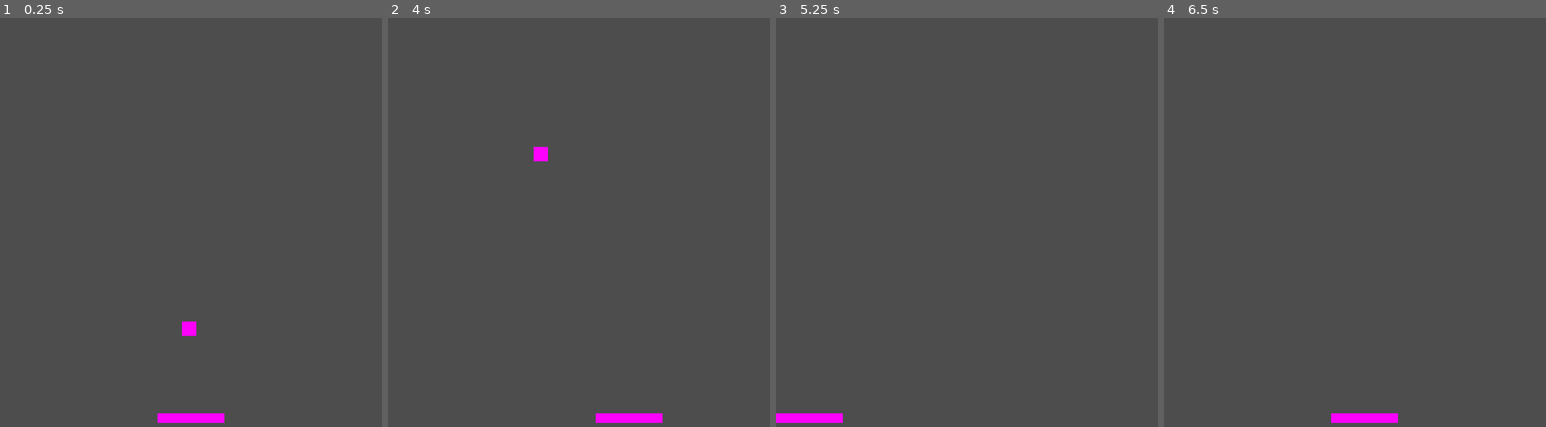
Above: before the commit, frames 1-4 (left to right).
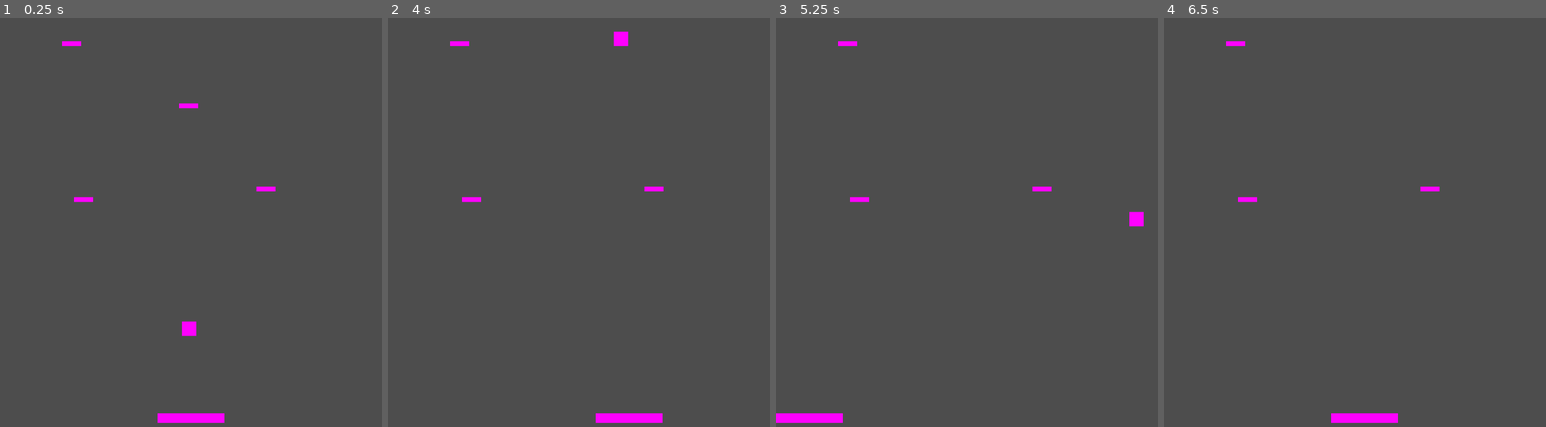
Above: after the commit, the same moments.

Repository: districtjackson/breakout
Game: Godot game, scene res://main.tscn
Two runs of this game, one before a commit and one after it. Both use one fixed random seed, a clock stepped at 60 frames per second and the inputs below.
Inputs:
- Up to frame 1 (0.25 s): no input
- Up to frame 2 (4 s): tap Enter at 0.5 s; hold Right (right) 0.53-1.28 s; hold Left (left) 1.28-2.03 s; hold Right (right) 2.03-3.53 s; hold Left (left) from 3.53 s (still down)
- Up to frame 3 (5.25 s): keep holding Left (left)
- Up to frame 4 (6.5 s): release Left (left) at 5.78 s; hold Right (right) from 5.78 s (still down)

The runs differ from the first frame. In frame 1, 0.2% of the frame differs, in the area x 16-73%, y 5-46%; in frame 2, 0.5%, in the area x 16-73%, y 3-46%; in frame 3, 0.3%; in frame 4, 0.2%.

Commit message:
Added ball/brick interactions

Diff:
--- a/ball.gd
+++ b/ball.gd
@@ -4,6 +4,7 @@
 
 @export var start_delay = 2
 @export var speed = 500
+@export var brick: PackedScene
 
 # Called when the node enters the scene tree for the first time.
 func _ready():
@@ -28,7 +29,6 @@
 
 	apply_central_impulse(serve_vector)
 
-
 func _on_area_2d_area_shape_entered(_area_rid, area, area_shape_index, _local_shape_index):
 
 	# Cancel out current vector
@@ -47,3 +47,8 @@
 				* current_velocity.length()
 
 	apply_central_impulse(new_velocity)
+
+func _on_body_entered(body):
+
+	if body.has_method("destroy"):
+		body.destroy()
--- a/ball.tscn
+++ b/ball.tscn
@@ -39,5 +39,6 @@
 [node name="CollisionShape2D" type="CollisionShape2D" parent="Area2D"]
 shape = SubResource("CircleShape2D_n51av")
 
+[connection signal="body_entered" from="." to="." method="_on_body_entered"]
 [connection signal="timeout" from="StartTimer" to="." method="_on_start_timer_timeout"]
 [connection signal="area_shape_entered" from="Area2D" to="." method="_on_area_2d_area_shape_entered"]
--- /dev/null
+++ b/brick.gd
@@ -0,0 +1,14 @@
+extends StaticBody2D
+
+
+# Called when the node enters the scene tree for the first time.
+func _ready():
+	pass # Replace with function body.
+
+
+# Called every frame. 'delta' is the elapsed time since the previous frame.
+func _process(delta):
+	pass
+
+func destroy():
+	queue_free()
--- a/brick.tscn
+++ b/brick.tscn
@@ -1,4 +1,10 @@
-[gd_scene load_steps=3 format=3 uid="uid://bj5l0pw0xdco4"]
+[gd_scene load_steps=5 format=3 uid="uid://bj5l0pw0xdco4"]
+
+[ext_resource type="Script" path="res://brick.gd" id="1_6by52"]
+
+[sub_resource type="PhysicsMaterial" id="PhysicsMaterial_uout1"]
+friction = 0.0
+bounce = 1.0
 
 [sub_resource type="RectangleShape2D" id="RectangleShape2D_ah3o4"]
 size = Vector2(40, 10)
@@ -7,6 +13,8 @@
 size = Vector2(40, 10)
 
 [node name="Brick" type="StaticBody2D"]
+physics_material_override = SubResource("PhysicsMaterial_uout1")
+script = ExtResource("1_6by52")
 
 [node name="CollisionShape2D" type="CollisionShape2D" parent="."]
 shape = SubResource("RectangleShape2D_ah3o4")
--- a/horizontal_wall.tscn
+++ b/horizontal_wall.tscn
@@ -1,9 +1,12 @@
-[gd_scene load_steps=2 format=3 uid="uid://bp0rj2867ns2f"]
+[gd_scene load_steps=3 format=3 uid="uid://bp0rj2867ns2f"]
+
+[ext_resource type="PhysicsMaterial" uid="uid://bf7xfhnsc07ag" path="res://wall.tres" id="1_4dn74"]
 
 [sub_resource type="RectangleShape2D" id="RectangleShape2D_58lw7"]
 size = Vector2(36, 1000)
 
 [node name="Horizontal Wall" type="StaticBody2D"]
+physics_material_override = ExtResource("1_4dn74")
 
 [node name="CollisionShape2D" type="CollisionShape2D" parent="."]
 position = Vector2(-18, 500)
--- a/main.tscn
+++ b/main.tscn
@@ -1,10 +1,11 @@
-[gd_scene load_steps=6 format=3 uid="uid://b7blaql7auf81"]
+[gd_scene load_steps=7 format=3 uid="uid://b7blaql7auf81"]
 
 [ext_resource type="PackedScene" uid="uid://bp0rj2867ns2f" path="res://horizontal_wall.tscn" id="1_40036"]
 [ext_resource type="Script" path="res://main.gd" id="1_kw6dv"]
 [ext_resource type="PackedScene" uid="uid://lb8p17gfscx" path="res://vertical_wall.tscn" id="2_lnaxy"]
 [ext_resource type="PackedScene" uid="uid://c8blrw6e4dep1" path="res://paddle.tscn" id="3_cqgjn"]
 [ext_resource type="PackedScene" uid="uid://cwoxsrkx8dmwc" path="res://ball.tscn" id="5_j31nx"]
+[ext_resource type="PackedScene" uid="uid://bj5l0pw0xdco4" path="res://brick.tscn" id="6_oesq4"]
 
 [node name="Main" type="Node2D"]
 script = ExtResource("1_kw6dv")
@@ -22,3 +23,16 @@
 
 [node name="Ball" parent="." instance=ExtResource("5_j31nx")]
 position = Vector2(396, 787)
+brick = ExtResource("6_oesq4")
+
+[node name="Brick" parent="." instance=ExtResource("6_oesq4")]
+position = Vector2(150, 191)
+
+[node name="Brick2" parent="." instance=ExtResource("6_oesq4")]
+position = Vector2(557, 495)
+
+[node name="Brick3" parent="." instance=ExtResource("6_oesq4")]
+position = Vector2(175, 517)
+
+[node name="Brick4" parent="." instance=ExtResource("6_oesq4")]
+position = Vector2(395, 321)
--- a/vertical_wall.tscn
+++ b/vertical_wall.tscn
@@ -1,9 +1,12 @@
-[gd_scene load_steps=2 format=3 uid="uid://lb8p17gfscx"]
+[gd_scene load_steps=3 format=3 uid="uid://lb8p17gfscx"]
+
+[ext_resource type="PhysicsMaterial" uid="uid://bf7xfhnsc07ag" path="res://wall.tres" id="1_ioxus"]
 
 [sub_resource type="RectangleShape2D" id="RectangleShape2D_ahitr"]
 size = Vector2(800, 20)
 
 [node name="Vertical Wall" type="StaticBody2D"]
+physics_material_override = ExtResource("1_ioxus")
 
 [node name="CollisionShape2D" type="CollisionShape2D" parent="."]
 position = Vector2(400, -10)
--- /dev/null
+++ b/wall.tres
@@ -0,0 +1,5 @@
+[gd_resource type="PhysicsMaterial" format=3 uid="uid://bf7xfhnsc07ag"]
+
+[resource]
+friction = 0.0
+bounce = 1.0
